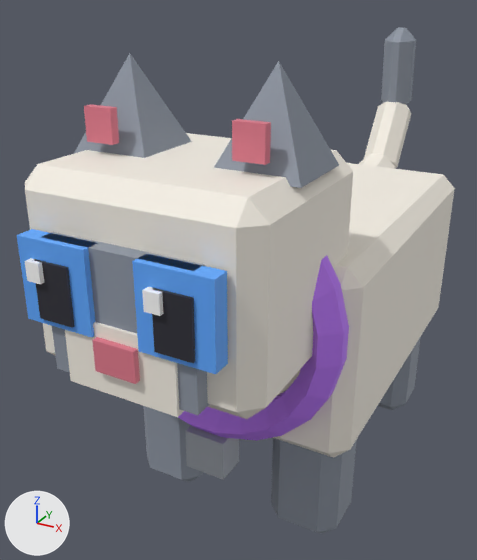
Before and after pictures for a commit that changed the FBX model assets/cat-cafe/exports/CatCafe_Cat_Ragdoll.fbx.
One viewpoint serves both versions: a 50 mm lens placed at (0.0127, -0.0291, 0.0235), pointed at (-0.0027, -0.001, 0.0094). Arrows for +X, +Y and +Z are at lower left; the lights stay in place. The older version comes first. Where no turn or scale is listed for an object, it has been applied to the vertices.

In view in the first picture: 'CatCafe_Cat_Ragdoll_Body', 'CatCafe_Cat_Ragdoll_Head', 'CatCafe_Cat_Ragdoll_Tail'.
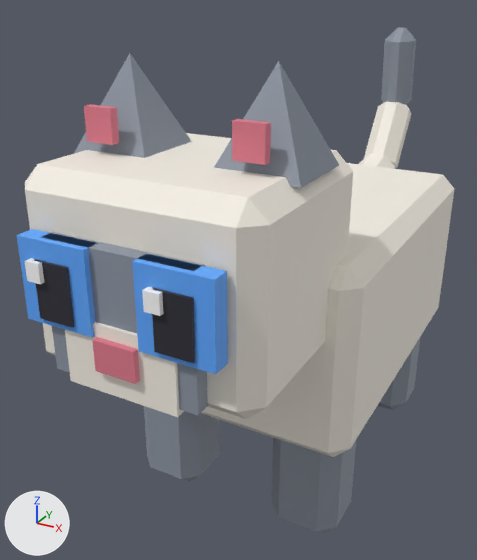
Location of each change, (x1, y1, x2, y2) in pixels of the pictures (477 x 560 px):
'CatCafe_Cat_Ragdoll_Body', reshaped: before (143, 163, 455, 534); after (144, 163, 454, 533)
part 1 of me_catcafe_cat_ragdoll_body, deleted (purple): before (178, 255, 349, 441)
part 2 of me_catcafe_cat_ragdoll_body, deleted: before (185, 426, 239, 480)

The change, as a diff of the scene's bpy script:
```diff
--- a/assets/cat-cafe/exports/CatCafe_Cat_Ragdoll.fbx.py
+++ b/assets/cat-cafe/exports/CatCafe_Cat_Ragdoll.fbx.py
@@ me_catcafe_cat_ragdoll_body @@
 # used by ob_catcafe_cat_ragdoll_body; location = (0.0, 0.0, 0.0)
-me_catcafe_cat_ragdoll_body.from_pydata(...)  # 272 vertices, 280 faces; spans x -0.0059..0.0059, y -0.0094..0.009, z 0.0..0.0172
+me_catcafe_cat_ragdoll_body.from_pydata(...)  # 120 vertices, 130 faces; spans x -0.0059..0.0059, y -0.0078..0.009, z 0.0..0.014
+# me_catcafe_cat_ragdoll_body part 1: the loose piece of 144 vertices spanning x -0.0058..0.0058, y -0.0094..-0.0074, z 0.0056..0.0172 is deleted
+# me_catcafe_cat_ragdoll_body part 2: the loose piece of 8 vertices spanning x -0.001..0.001, y -0.0091..-0.0077, z 0.0037..0.0056 is deleted
 me_catcafe_cat_ragdoll_body.materials.append(mat_catcafe_palette)
```
